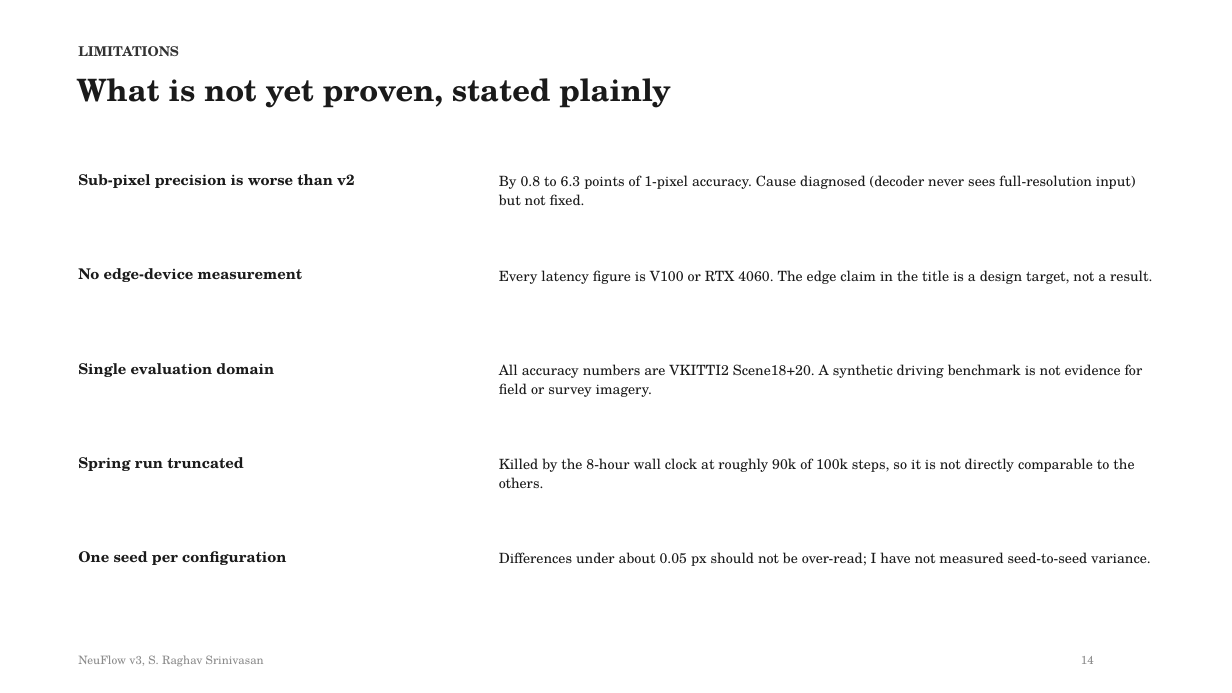
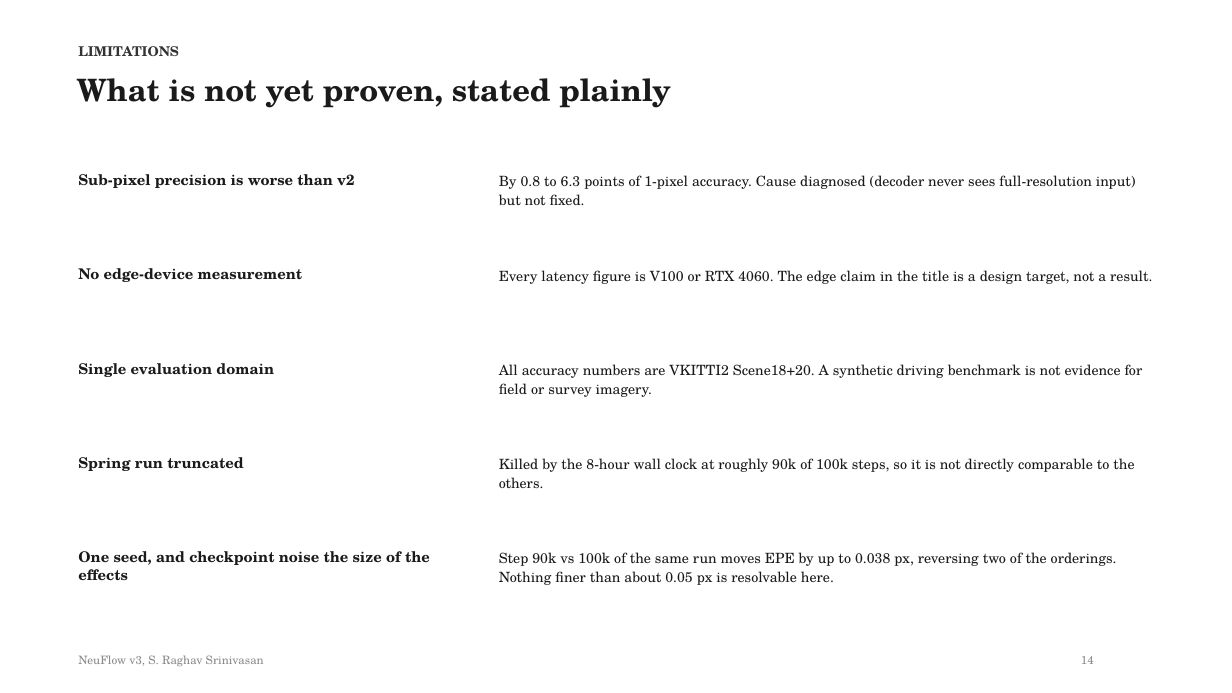
Before and after one commit to shrirag10/Neuflowv3, a slide deck: slide 14 of docs/NeuFlow_v3_status.pptx. Drawn at 1232x693 pixels with LibreOffice and Linux fonts; fonts in the diff are those of the drawing. Boxes give left, top, right and bottom in pixels: in the first picture for what was removed or moved away, otherwise in the second. Text is boxed around its words. In the diff, an @@ line names an element or a change of style, - is before the commit and + after.

Commit message:
Withdraw both ablation claims: 90k-vs-100k evaluation shows checkpoint noise (0.038 px) exceeds between-run differences and reverses two orderings

```diff
--- a/docs/NeuFlow_v3_status.pptx
+++ b/docs/NeuFlow_v3_status.pptx
@@ text at <box>78,551,430,581</box>: text changed @@
-One seed per configuration
+One seed, and checkpoint noise the size of the effects
@@ text at <box>499,552,1117,585</box>: text changed @@
-Differences under about 0.05 px should not be over-read; I have not measured seed-to-seed variance.
+Step 90k vs 100k of the same run moves EPE by up to 0.038 px, reversing two of the orderings. Nothing finer than about 0.05 px is resolvable here.
```
Also in this commit, not shown: 1 other slide changed, 1 slide added, 1 slide removed, 2 other files.
